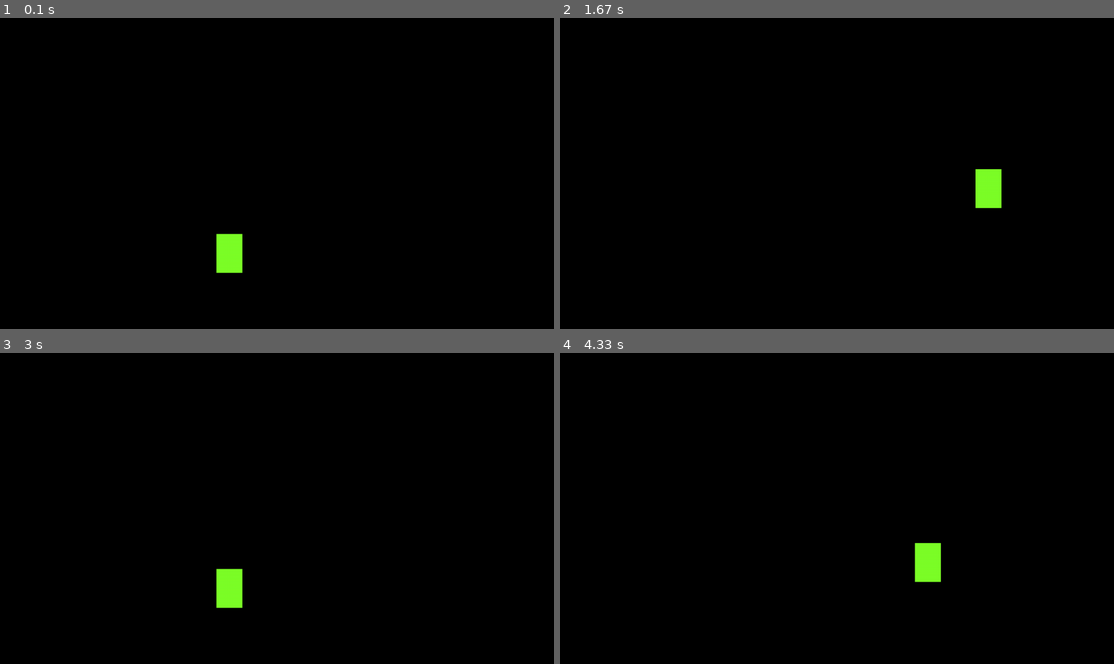
Above: before the commit, frames 1-4 (two rows, left to right).
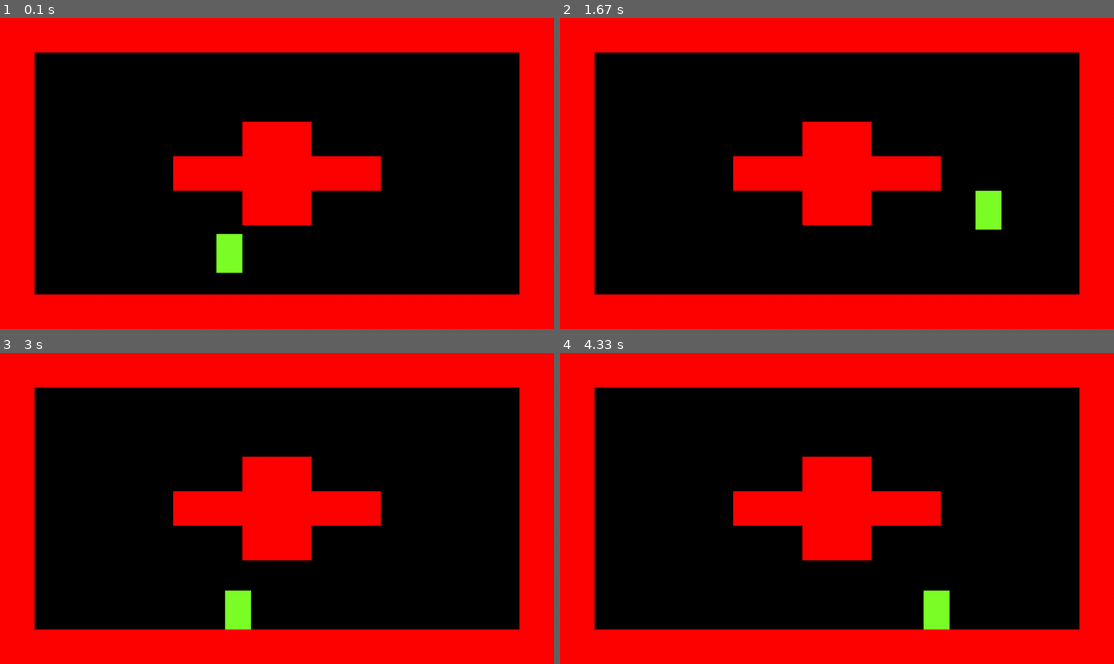
Above: after the commit, the same moments.

Repository: DJan03/pygame_self
Game: pygame game, started from main.py
Same seed, same stepped clock (60 frames per second), same inputs: the game is played once before the commit and once after it.
Inputs:
- Up to frame 1 (0.1 s): no input
- Up to frame 2 (1.67 s): hold Right 0.33-0.8 s; hold Up 0.83-1.13 s; hold Right 1.17-1.63 s
- Up to frame 3 (3 s): hold Left 1.67-2.2 s; hold Down 2.23-2.53 s; hold Left 2.57-2.97 s
- Up to frame 4 (4.33 s): hold Up 3-3.37 s; hold Right 3.4-4.03 s; hold Down from 4.07 s (still down)

The runs differ from the first frame. In frame 1, 39% of the frame differs, in the area x 0-100%, y 0-100%; in frame 2, 40%; in frame 3, 40%; in frame 4, 41%.

Commit message:
Better world collision

Diff:
--- a/main.py
+++ b/main.py
@@ -5,6 +5,86 @@
 window_size = (1280, 720)
 window = pygame.display.set_mode(window_size)
 pygame.display.set_caption("WhiteLight_remake")
+
+ROOM_EMPTY = 1
+ROOM_X = 2
+
+room_lib = {
+    ROOM_EMPTY: [
+        [1, 1, 1, 1, 1, 1, 1, 1, 1],
+        [1, 0, 0, 0, 0, 0, 0, 0, 1],
+        [1, 0, 0, 0, 0, 0, 0, 0, 1],
+        [1, 0, 0, 0, 0, 0, 0, 0, 1],
+        [1, 0, 0, 0, 0, 0, 0, 0, 1],
+        [1, 0, 0, 0, 0, 0, 0, 0, 1],
+        [1, 0, 0, 0, 0, 0, 0, 0, 1],
+        [1, 0, 0, 0, 0, 0, 0, 0, 1],
+        [1, 0, 0, 0, 0, 0, 0, 0, 1],
+        [1, 0, 0, 0, 0, 0, 0, 0, 1],
+        [1, 0, 0, 0, 0, 0, 0, 0, 1],
+        [1, 0, 0, 0, 0, 0, 0, 0, 1],
+        [1, 0, 0, 0, 0, 0, 0, 0, 1],
+        [1, 0, 0, 0, 0, 0, 0, 0, 1],
+        [1, 0, 0, 0, 0, 0, 0, 0, 1],
+        [1, 1, 1, 1, 1, 1, 1, 1, 1]
+    ],
+    ROOM_X: [
+        [1, 1, 1, 1, 1, 1, 1, 1, 1],
+        [1, 0, 0, 0, 0, 0, 0, 0, 1],
+        [1, 0, 0, 0, 0, 0, 0, 0, 1],
+        [1, 0, 0, 0, 0, 0, 0, 0, 1],
+        [1, 0, 0, 0, 0, 0, 0, 0, 1],
+        [1, 0, 0, 0, 1, 0, 0, 0, 1],
+        [1, 0, 0, 0, 1, 0, 0, 0, 1],
+        [1, 0, 0, 1, 1, 1, 0, 0, 1],
+        [1, 0, 0, 1, 1, 1, 0, 0, 1],
+        [1, 0, 0, 0, 1, 0, 0, 0, 1],
+        [1, 0, 0, 0, 1, 0, 0, 0, 1],
+        [1, 0, 0, 0, 0, 0, 0, 0, 1],
+        [1, 0, 0, 0, 0, 0, 0, 0, 1],
+        [1, 0, 0, 0, 0, 0, 0, 0, 1],
+        [1, 0, 0, 0, 0, 0, 0, 0, 1],
+        [1, 1, 1, 1, 1, 1, 1, 1, 1]
+    ]
+}
+
+
+class World:
+    def __init__(self):
+        self.rooms = [
+            [None, None, None],
+            [room_lib[ROOM_EMPTY], room_lib[ROOM_X], room_lib[ROOM_EMPTY]],
+            [None, room_lib[ROOM_X], None]
+        ]
+        self.x = 1
+        self.y = 1
+
+        self.size = 80
+
+    def get_room(self):
+        return self.rooms[self.x][self.y]
+
+    def is_collised(self, x, y, w, h):
+        x0 = x // 80
+        y0 = y // 80
+        x1 = (x + w - 1) // 80
+        y1 = (y + h - 1) // 80
+
+        room = self.rooms[self.x][self.y]
+        return (room[x0][y0] == 0 and room[x1][y0] == 0 and
+                room[x0][y1] == 0 and room[x1][y1] == 0)
+
+    def draw(self):
+        room = list(self.rooms[self.x][self.y])
+
+        for i in range(len(room)):
+            for j in range(len(room[0])):
+                if (room[i][j] == 1):
+                    pygame.draw.rect(window, (255, 0, 0), (i * self.size, j * self.size, self.size, self.size))
+
+
+world = World()
+
 
 class Player:
     def __init__(self, x, y, width, height, speed):
@@ -23,8 +103,9 @@
         newX = self.x + dx
         newY = self.y + dy
 
-        self.x = newX
-        self.y = newY
+        if (world.is_collised(newX, newY, self.width, self.height)):
+            self.x = newX
+            self.y = newY
 
     def draw(self):
         pygame.draw.rect(
@@ -65,6 +146,7 @@
 
     window.fill((0, 0, 0))
 
+    world.draw()
     player.draw()
     pygame.display.update()
 
